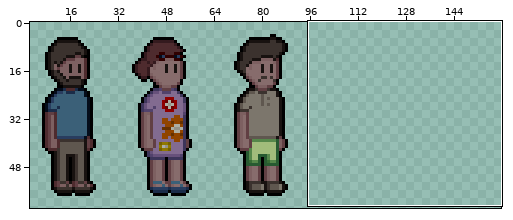
Two states of a pixel-art file, assets/img/morador de rua.aseprite. The first picture is a wide view before the edit; the outline marks the close-up.
Close-up. Before the edit:
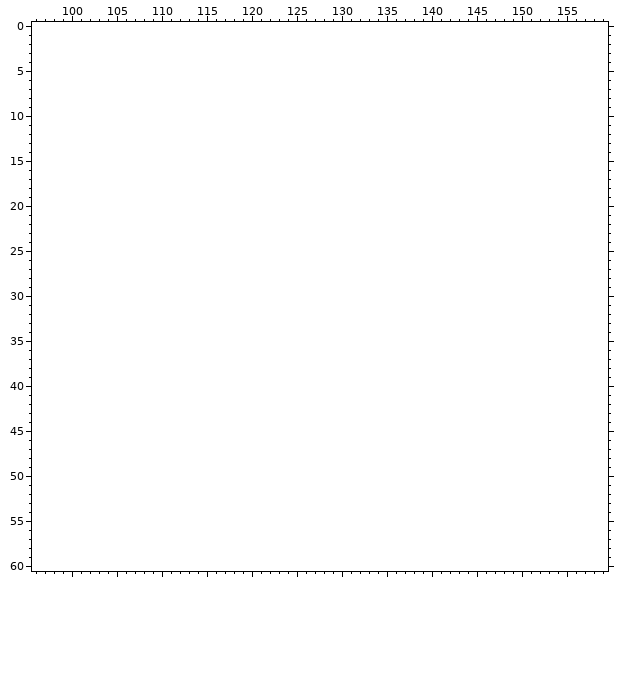
96x64 pixels, 1 frame. Shown: x 96..159, y 0..60. The old version is drawn lined up with the new one, on the new canvas. The wide view leaves out empty margins. The commit also changed other parts of the picture, which this record leaves out.
And afterwards:
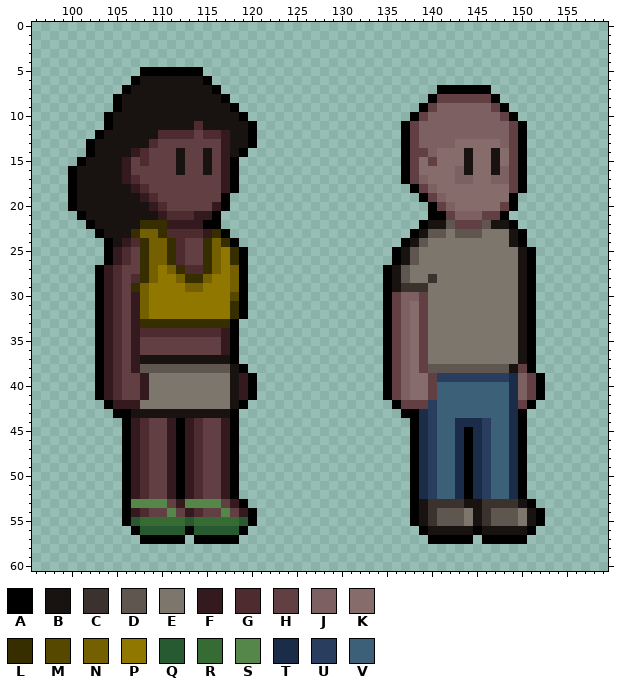
Palette (. is transparent): A #000000  B #181210  C #3b322e  D #5f574f  E #7c766c  F #341a1e  G #4e2b2e  H #613f43  J #7d6061  K #876c6c  L #372e00  M #574800  N #746000  P #907800  Q #275a31  R #366c34  S #55874a  T #1b2c49  U #293d5f  V #3b6078
Edits made:
canvas 96x64 -> 160x64
Changed rows in their new state; - is an unchanged pixel.
first column x 100:
 5 --------AAAAAAA--------------------------------------
 6 -------ABBBBBBBA-------------------------------------
 7 ------ABBBBBBBBBA------------------------AAAAAA------
 8 -----ABBBBBBBBBBBA----------------------AHHHHHHA-----
 9 -----ABBBBBBBBBBBBA--------------------AHJJJJJJHA----
10 ----ABBBBBBBBBBBBBBA------------------AHJJJJJJJJHA---
11 ----ABBBBBBBBBGBBBBBA----------------AHJJJJJJJJJJHA--
12 ---ABBBBBBGGGGHGGFBBA----------------AHJJJJJJJJJJHA--
13 --ABBBBBBGHHHHHHHFBBA----------------AHJJJJKKKKKJHA--
14 --ABBBBFGHHHBHHBHFBA-----------------AHHJKKKBKKBKHA--
15 -ABBBBFHGHHHBHHBHFA------------------AHKHKKKBKKBKHA--
16 ABBBBBFHHHHHBHHBHFA------------------AHKKKKJBKKBJHA--
17 ABBBBBFGHHHHHHHHHFA------------------AHJKKKJJKKJJHA--
18 ABBBBBBFGHHHHHHHHFA-------------------AHJKKKKKKKKHA--
19 ABBBBBBBFGHHHHHHHA---------------------AHJKKKKKKKA---
20 ABBBBBBBBFGHHHHHFA----------------------AHJKKKKKHA---
21 -ABBBBBBBBFGGGFFA-----------------------AAHJJJHHA----
22 --ABBBBBLLLFFFFAA----------------------ABBDHHHDBBA---
23 ---ABBBLNNLGGGGFLA--------------------ABDDEDDDEEEBA--
24 ----ABFGLNNLGHHLNLA------------------ABDEEEEEEEEEBA--
25 ----AFGHLNNLGHHLNPLA----------------ABDEEEEEEEEEEEBA-
26 ----AFGHLNNLGHHLNPLA----------------ABDEEEEEEEEEEEBA-
27 ---AFGHHLNPNLGGLNPNA---------------ABDEEEEEEEEEEEEBA-
28 ---AFGHGLNPPNLLNPPNA---------------ABDEECEEEEEEEEEBA-
29 ---AFGHLNPPPPNNPPPNA---------------ABCCCEEEEEEEEEEBA-
30 ---AFGHFNPPPPPPPPPMA---------------AHJJHEEEEEEEEEEBA-
31 ---AFGHFNPPPPPPPPPLA---------------AHJKHEEEEEEEEEEBA-
32 ---AFGHFNPPPPPPPPPLA---------------AHJKHEEEEEEEEEEBA-
33 ---AFGHFLLLLLLLLLLA----------------AHJKHEEEEEEEEEEBA-
34 ---AFGHFGGGGGGGGGFA----------------AHJKHEEEEEEEEEEBA-
35 ---AFGHFHHHHHHHHHFA----------------AHJKHEEEEEEEEEEBA-
36 ---AFGHFHHHHHHHHHFA----------------AHJKHEEEEEEEEEEBA-
37 ---AFGHFBBBBBBBBBBA----------------AHJKHEEEEEEEEEEBA-
38 ---AFGHFDDDDDDDDDDBA---------------AHJKHDDDDDDDDDBHA-
39 ---AFGHHFEEEEEEEEEBFA--------------AHJKKHUUUUUUUUTJHA
40 ---AFGHHFEEEEEEEEEBFA--------------AHJKKHVVVVVVVVTJHA
41 ---AFGHHFEEEEEEEEEBFA--------------AHJKKHVVVVVVVVTJHA
42 ----AFFFEEEEEEEEEEBA----------------AHHHUVVVVVVVVTHA-
43 -----AABBBBBBBBBBBA------------------AATUVVVVVVVVTA--
44 ------AFGHHFAFGHHFA-------------------ATUVVTTTUVVTA--
45 ------AFGHHFAFGHHFA-------------------ATUVVTATUVVTA--
46 ------AFGHHFAFGHHFA-------------------ATUVVTATUVVTA--
47 ------AFGHHFAFGHHFA-------------------ATUVVTATUVVTA--
48 ------AFGHHFAFGHHFA-------------------ATUVVTATUVVTA--
49 ------AFGHHFAFGHHFA-------------------ATUVVTATUVVTA--
50 ------AFGHHFAFGHHFA-------------------ATUVVTATUVVTA--
51 ------AFGHHFAFGHHFA-------------------ATUVVTATUVVTA--
52 ------AFGHHFAFGHHFA-------------------ATUVVTATUVVTA--
53 ------ASSSSHFSSSSHFA------------------ABCCCCBBCCCCBA-
54 ------AFGHHSHFGHHSHFA-----------------ABCDDDEBCDDDEBA
55 ------AQRRRRRQRRRRRQA-----------------ABCDDDEBCDDDEBA
56 -------AQQQQQAQQQQQA-------------------ABBBBBABBBBBA-
57 --------AAAAA-AAAAA---------------------AAAAA-AAAAA--
Changed places in both close-ups, as pixel boxes (x1, y1, x2, y2):
added: (68, 67, 257, 544)
added: (383, 85, 545, 544)
